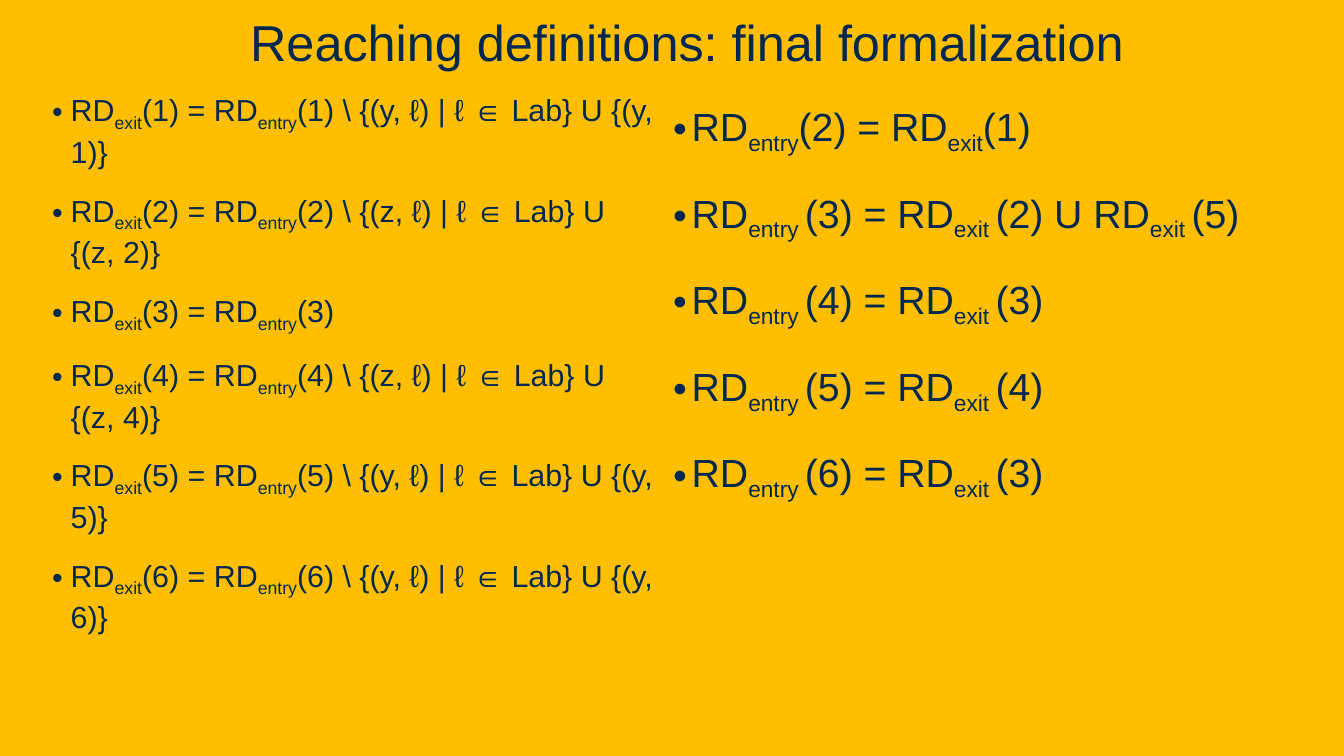
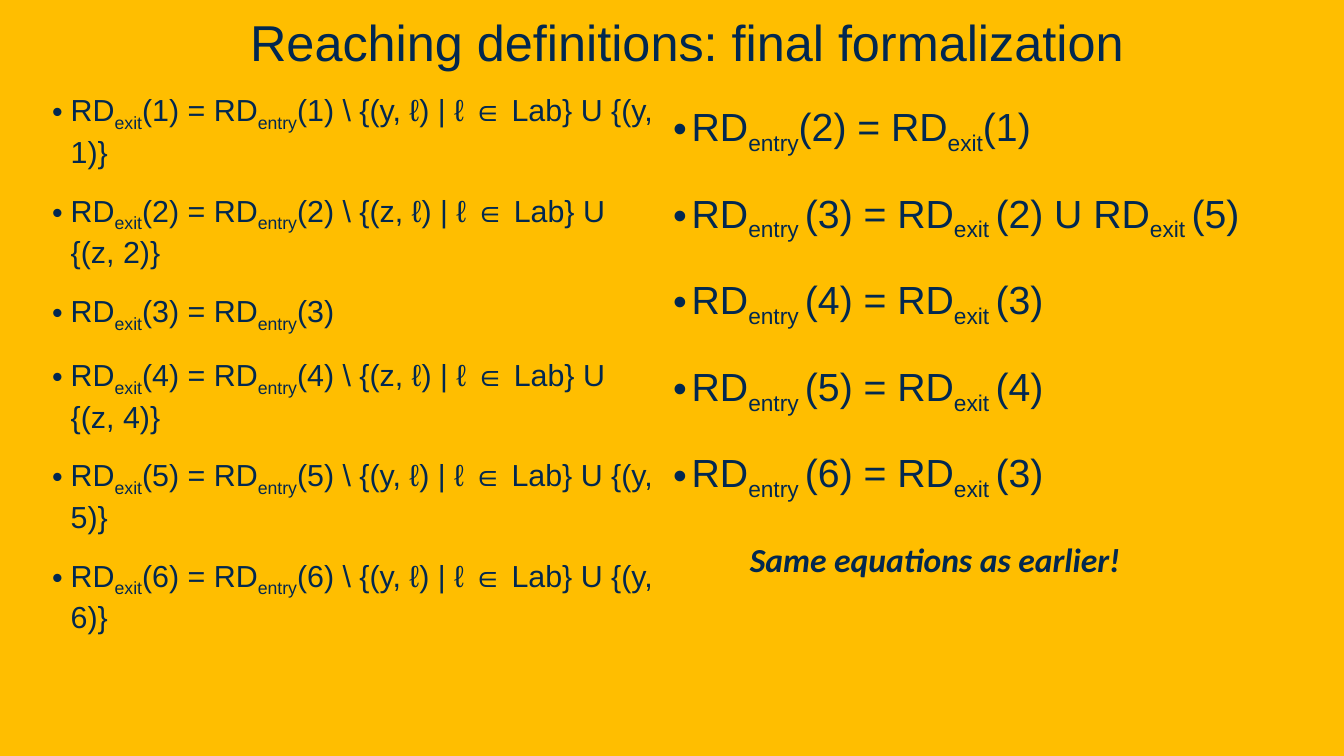
Before and after one commit to davsec-teaching/ECS289C-Spring2025, a slide deck: slide 63 of slides/3_data_flow_analysis.pptx (slide 50 before the commit). Drawn at 1344x756 pixels with LibreOffice and Linux fonts; fonts in the diff are those of the drawing; background and template pictures are left out. Boxes give left, top, right and bottom in pixels: in the first picture for what was removed or moved away, otherwise in the second. Text is boxed around its words. In the diff, an @@ line names an element or a change of style, - is before the commit and + after.

```diff
--- a/slides/3_data_flow_analysis.pptx
+++ b/slides/3_data_flow_analysis.pptx
@@ text added at (750,548,1120,578), 24 pt, text #022850, bold, italic @@
+Same equations as earlier!
```
Also in this commit, not shown: 4 other slides changed, 15 slides added, 1 other file.
